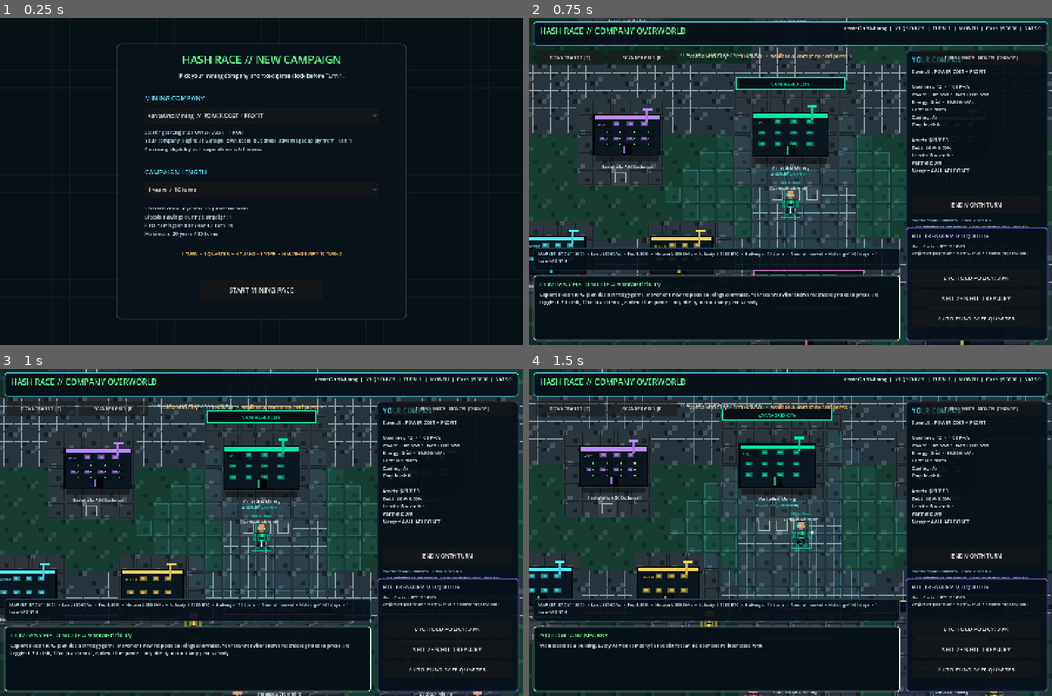
Above: before the commit, frames 1-4 (two rows, left to right).
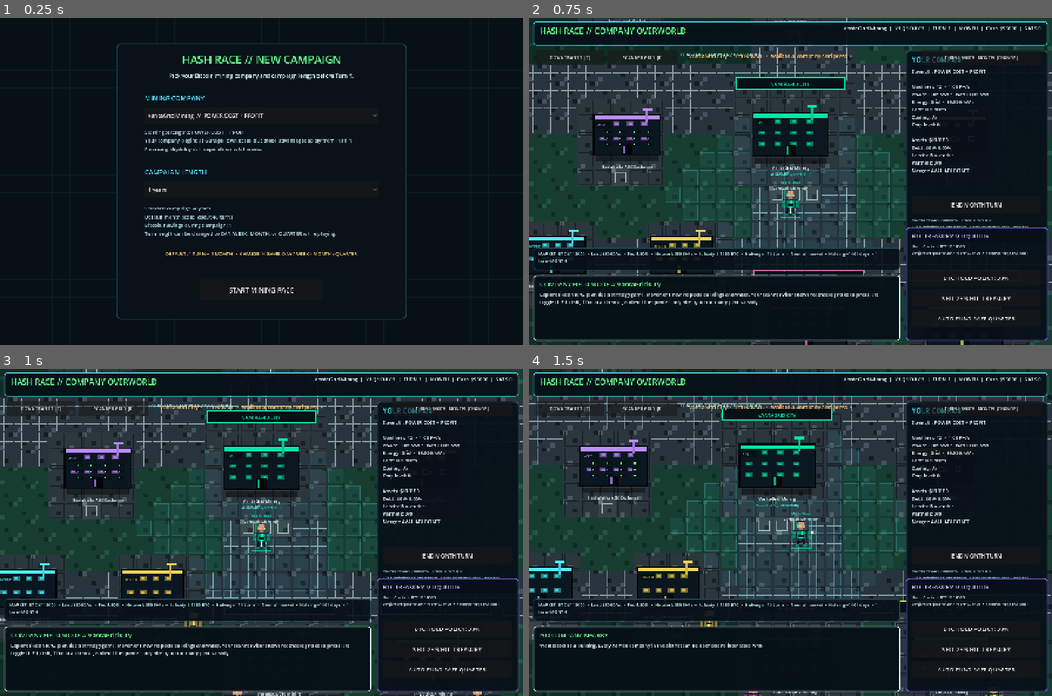
Above: after the commit, the same moments.

Repository: 1freetech/HashRace
Game: Godot game, scene res://scenes/campaign_setup.tscn
Two runs of this game, one before a commit and one after it. Both use one fixed random seed, a clock stepped at 60 frames per second and the inputs below.
Inputs (mouse positions are in pixels of both pictures, inside the frame that each line leads up to):
- Up to frame 1 (0.25 s): no input
- Up to frame 2 (0.75 s): click "START MINING RACE" at 0.5 s
- Up to frame 3 (1 s): no input
- Up to frame 4 (1.5 s): tap E at 1.25, 1.35 s; move the mouse to (905, 516) at 1.27 s; hold D from 1.28 s (still down); click (905, 516) at 1.42 s

The runs differ from the first frame. In frame 1, 1.3% of the frame differs, in the area x 27-69%, y 17-73%; in frame 2, nothing differs; in frame 3, nothing differs; in frame 4, nothing differs.

Commit message:
v0.018 fixes the campaign setup screen so it no longer tells players that every turn is permanently one quarter. Campaign length is now measured in years, the screen clearly shows one month as the default turn length, and it explains that DAY, WEEK, MONTH, or QUARTER can be selected during play without changing the underlying daily mining metrics.

Diff:
--- a/Godot/scripts/campaign_setup.gd
+++ b/Godot/scripts/campaign_setup.gd
@@ -64,7 +64,7 @@
     var subtitle := Label.new()
     subtitle.position = Vector2(40, 78)
     subtitle.size = Vector2(720, 42)
-    subtitle.text = "Pick your mining company and fixed game clock before Turn 1."
+    subtitle.text = "Pick your Bitcoin mining company and campaign length before Turn 1."
     subtitle.horizontal_alignment = HORIZONTAL_ALIGNMENT_CENTER
     subtitle.add_theme_font_size_override("font_size", 15)
     subtitle.add_theme_color_override("font_color", WHITE)
@@ -109,7 +109,7 @@
     years_option.size = Vector2(644, 46)
     years_option.add_theme_font_size_override("font_size", 15)
     for years in range(1, 21):
-        years_option.add_item("%d year%s  /  %d turns" % [years, "" if years == 1 else "s", years * 4], years)
+        years_option.add_item("%d year%s" % [years, "" if years == 1 else "s"], years)
     years_option.select(3)
     years_option.item_selected.connect(_on_clock_changed)
     panel.add_child(years_option)
@@ -125,7 +125,7 @@
     var rule := Label.new()
     rule.position = Vector2(78, 570)
     rule.size = Vector2(644, 54)
-    rule.text = "1 TURN = 1 QUARTER  •  4 TURNS = 1 YEAR  •  HALVING EVERY 16 TURNS"
+    rule.text = "DEFAULT: 1 TURN = 1 MONTH  •  CHANGE IN GAME: DAY / WEEK / MONTH / QUARTER"
     rule.autowrap_mode = TextServer.AUTOWRAP_WORD_SMART
     rule.horizontal_alignment = HORIZONTAL_ALIGNMENT_CENTER
     rule.add_theme_font_size_override("font_size", 13)
@@ -149,15 +149,16 @@
 
 func _on_clock_changed(index: int) -> void:
     var years := years_option.get_item_id(index)
-    var turns := years * 4
-    var halving_count := int(turns / 16)
-    summary_label.text = "Selected clock: %d year%s / %d quarterly turns\nBitcoin halvings during campaign: %d\nFirst halving: end of Year 4 / Turn 16\nMaximum: 20 years / 80 turns" % [
-        years, "" if years == 1 else "s", turns, halving_count
+    var monthly_turns := years * 12
+    var halving_count := int(years / 4)
+    summary_label.text = "Selected campaign: %d year%s\nDefault month scale: about %d turns\nBitcoin halvings during campaign: %d\nTurn length can be changed to DAY, WEEK, MONTH, or QUARTER while playing." % [
+        years, "" if years == 1 else "s", monthly_turns, halving_count
     ]
 
 func start_campaign() -> void:
     var years := years_option.get_item_id(years_option.selected)
     get_tree().set_meta("hashrace_company_idx", company_option.get_item_id(company_option.selected))
     get_tree().set_meta("hashrace_campaign_years", years)
-    get_tree().set_meta("hashrace_campaign_turns", years * 4)
+    if get_tree().has_meta("hashrace_campaign_turns"):
+        get_tree().remove_meta("hashrace_campaign_turns")
     get_tree().change_scene_to_file("res://scenes/world.tscn")
